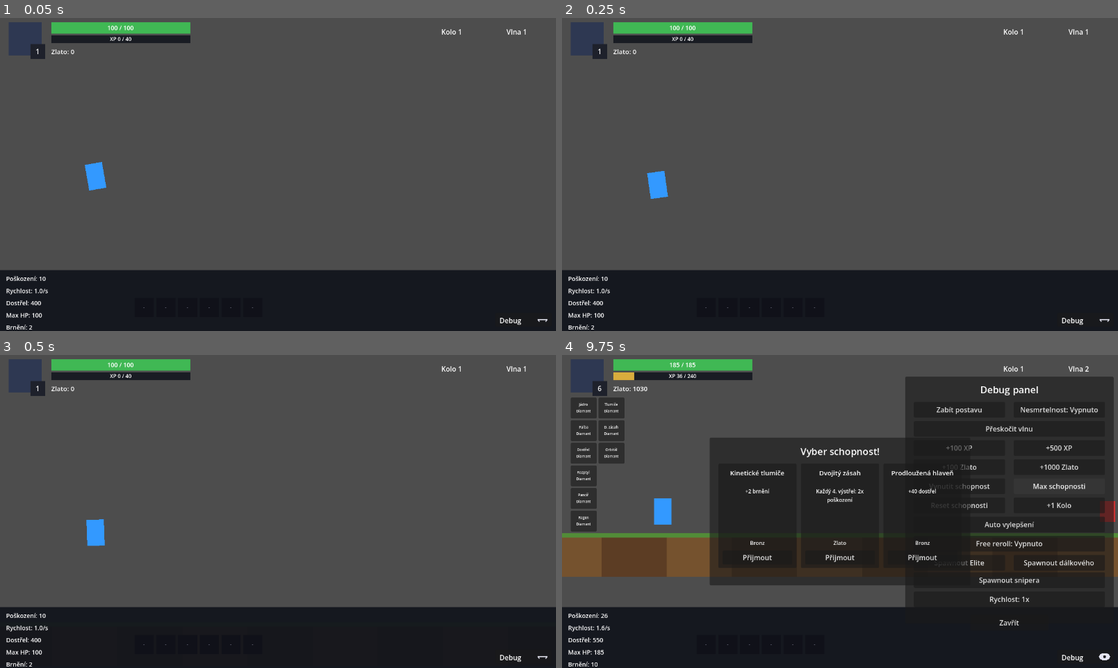
Above: before the commit, frames 1-4 (two rows, left to right).
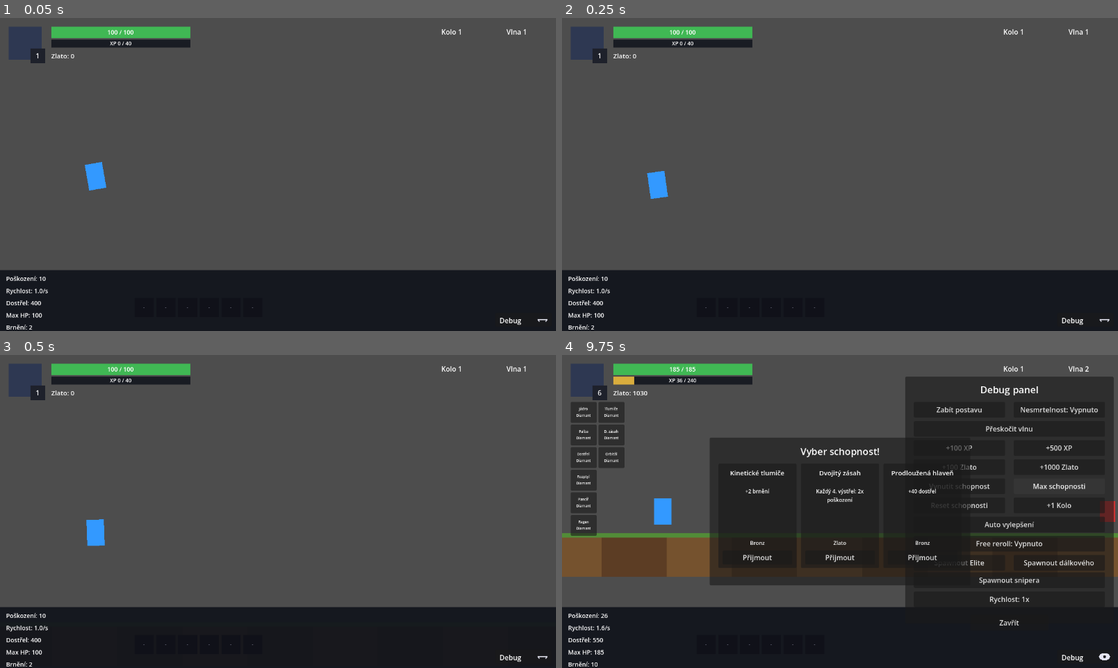
Above: after the commit, the same moments.

Repository: Wazzbi/auto-battler
Game: Godot game, scene res://scenes/main.tscn
Same seed, same stepped clock (60 frames per second), same inputs: the game is played once before the commit and once after it.
Inputs:
- Up to frame 1 (0.05 s): no input
- Up to frame 2 (0.25 s): no input
- Up to frame 3 (0.5 s): no input
- Up to frame 4 (9.75 s): click "Debug" at 0.5 s; click "Zabít postavu" at 1.25 s; click "Pokračovat" at 2 s; click "Debug" at 2.75 s; click "Nesmrtelnost: Vypnuto" at 3.5 s; click "Nesmrtelnost: Zapnuto" at 4.25 s; click "Přeskočit vlnu" at 5 s; click "+100 XP" at 5.75 s; click "+500 XP" at 6.5 s; click "+100 Zlato" at 7.25 s; click "+1000 Zlato" at 8 s; click "Vynutit schopnost" at 8.75 s; click "Max schopnosti" at 9.5 s

The runs differ from the first frame. In frame 1, 1.6% of the frame differs, in the area x 1-35%, y 1-15%; in frame 2, 1.6%; in frame 3, 1.6%; in frame 4, 2.8%, in the area x 1-35%, y 1-58%.

Commit message:
Equalize top and left margins of the top-left HUD cluster
Shifted the whole Portrait/HPBar/XPBar/GoldLabel/AbilitiesContainer
block down 10px together, so the 10px top margin now matches the
20px left margin - Portrait and HPBar stay aligned with each other
throughout the shift.

Co-Authored-By: Claude Sonnet 5 <noreply@anthropic.com>

Diff:
--- a/scenes/ui/hud.tscn
+++ b/scenes/ui/hud.tscn
@@ -29,17 +29,17 @@
 [node name="Portrait" type="ColorRect" parent="Control" unique_id=873193496]
 layout_mode = 0
 offset_left = 20.0
-offset_top = 10.0
+offset_top = 20.0
 offset_right = 96.0
-offset_bottom = 86.0
+offset_bottom = 96.0
 color = Color(0.18, 0.22, 0.32, 1)
 
 [node name="LevelBadge" type="ColorRect" parent="Control" unique_id=1753874969]
 layout_mode = 0
 offset_left = 70.0
-offset_top = 60.0
+offset_top = 70.0
 offset_right = 104.0
-offset_bottom = 94.0
+offset_bottom = 104.0
 color = Color(0.12, 0.13, 0.17, 1)
 
 [node name="LevelLabel" type="Label" parent="Control/LevelBadge" unique_id=1468170134]
@@ -54,9 +54,9 @@
 [node name="HPBar" type="ProgressBar" parent="Control" unique_id=1511595178]
 layout_mode = 0
 offset_left = 118.0
-offset_top = 10.0
+offset_top = 20.0
 offset_right = 438.0
-offset_bottom = 36.0
+offset_bottom = 46.0
 theme_override_styles/background = SubResource("StyleBoxFlat_bar_bg")
 theme_override_styles/fill = SubResource("StyleBoxFlat_hp_fill")
 value = 100.0
@@ -90,9 +90,9 @@
 [node name="XPBar" type="ProgressBar" parent="Control" unique_id=1291597266]
 layout_mode = 0
 offset_left = 118.0
-offset_top = 40.0
+offset_top = 50.0
 offset_right = 438.0
-offset_bottom = 58.0
+offset_bottom = 68.0
 theme_override_styles/background = SubResource("StyleBoxFlat_bar_bg")
 theme_override_styles/fill = SubResource("StyleBoxFlat_xp_fill")
 max_value = 60.0
@@ -111,9 +111,9 @@
 [node name="GoldLabel" type="Label" parent="Control" unique_id=1910423879]
 layout_mode = 0
 offset_left = 118.0
-offset_top = 66.0
+offset_top = 76.0
 offset_right = 318.0
-offset_bottom = 90.0
+offset_bottom = 100.0
 theme_override_font_sizes/font_size = 15
 text = "Zlato: 0"
 horizontal_alignment = 0
@@ -121,9 +121,9 @@
 [node name="AbilitiesContainer" type="Control" parent="Control"]
 layout_mode = 0
 offset_left = 20.0
-offset_top = 98.0
+offset_top = 108.0
 offset_right = 208.0
-offset_bottom = 406.0
+offset_bottom = 416.0
 
 [node name="LoopLabel" type="Label" parent="Control" unique_id=525284411]
 layout_mode = 1
Not shown, changed: CLAUDE.md
